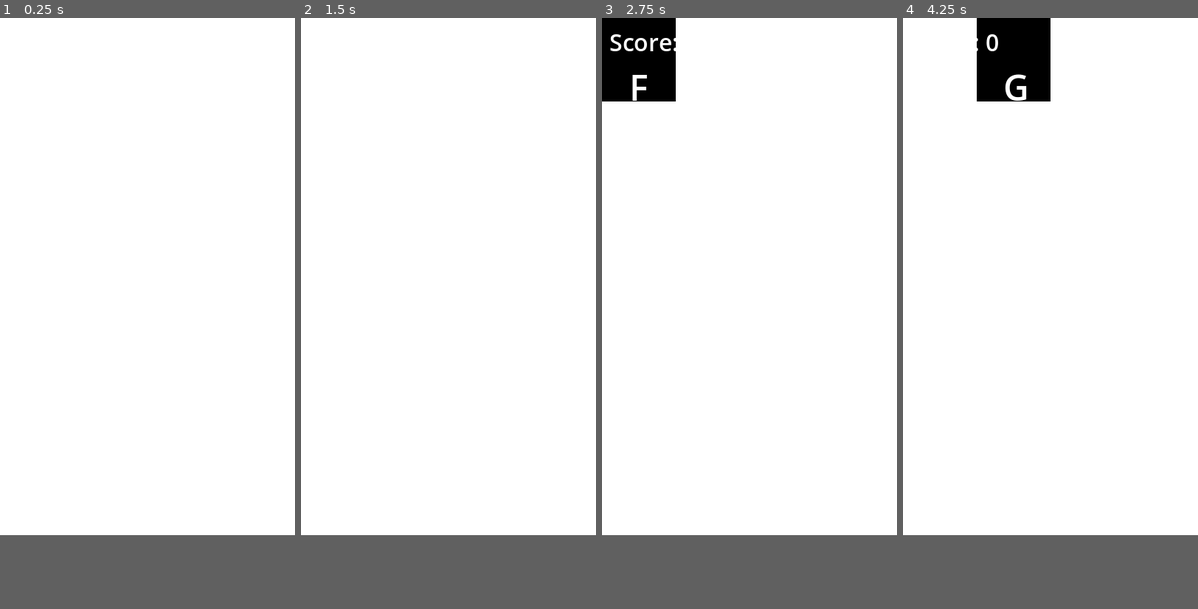
Above: before the commit, frames 1-4 (left to right).
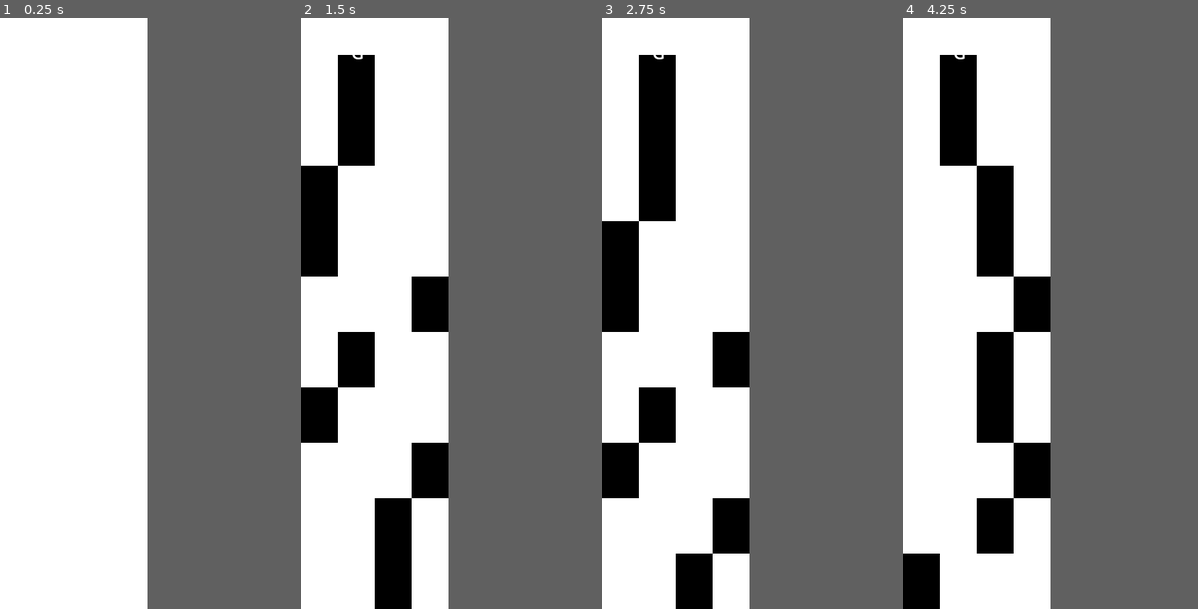
Above: after the commit, the same moments.

Repository: xanderayes/solo_builder
Game: Godot game, scene res://scenes/main.tscn
The game is run twice, just before and just after one commit, with the same random seed, the same clock (stepped at 60 frames per second) and the same inputs.
Inputs (mouse positions are in pixels of both pictures, inside the frame that each line leads up to):
- Up to frame 1 (0.25 s): no input
- Up to frame 2 (1.5 s): tap Enter at 0.5 s; move the mouse to (513, 248) at 0.52 s; tap F at 0.6 s; click (513, 248) at 0.67 s; move the mouse to (389, 301) at 1.27 s; tap G at 1.35 s; click (389, 301) at 1.42 s
- Up to frame 3 (2.75 s): tap Space at 2 s; move the mouse to (779, 165) at 2.02 s; tap H at 2.1 s; click (779, 165) at 2.17 s
- Up to frame 4 (4.25 s): move the mouse to (1035, 378) at 2.77 s; tap J at 2.85 s; click (1035, 378) at 2.92 s; move the mouse to (1139, 354) at 3.52 s; tap F at 3.6 s; click (1139, 354) at 3.67 s
In our replay, the window is 400x700 before the commit and 200x800 after it. These sizes can differ from the game's own. Grey fills any space a smaller window leaves; there, only what the larger window draws over its background counts as a difference.

The runs differ from the first frame. In frame 1, only the window size differs. In frame 2, 12% of the frame differs, in the area x 0-50%, y 6-100%; in frame 3, 13%; in frame 4, 15%, in the area x 0-50%, y 0-100%.

Commit message:
duration 2

Diff:
--- a/project.godot
+++ b/project.godot
@@ -21,7 +21,7 @@
 [display]
 
 window/size/viewport_width=400
-window/size/viewport_height=700
+window/size/viewport_height=1600
 window/size/resizable=false
 
 [rendering]
--- a/scenes/main.tscn
+++ b/scenes/main.tscn
@@ -9,7 +9,7 @@
 
 [node name="Background" type="ColorRect" parent="."]
 offset_right = 400.0
-offset_bottom = 700.0
+offset_bottom = 1600.0
 color = Color(1, 1, 1, 1)
 
 [node name="GameArea" type="Node2D" parent="."]
--- a/scripts/main.gd
+++ b/scripts/main.gd
@@ -5,8 +5,7 @@
 const COLUMN_COUNT = 4
 const TILE_WIDTH = 100
 const TILE_HEIGHT = 150
-const INITIAL_SPEED = 200.0
-const SPEED_INCREMENT = 10.0
+const VISIBLE_TILES = 10
 
 @onready var game_area = $GameArea
 @onready var score_label = $ScoreLabel
@@ -15,11 +14,8 @@
 
 var tiles = []  # Array of active tiles
 var score = 0
-var speed = INITIAL_SPEED
 var game_running = false
 var game_over = false
-var spawn_timer = 0.0
-var spawn_interval = 0.6
 
 func _ready():
 	randomize()
@@ -51,42 +47,11 @@
 		if column >= 0:
 			_on_column_pressed(column)
 
-func _process(delta):
-	if not game_running or game_over:
-		return
-
-	# Move tiles down
-	for tile in tiles:
-		tile.position.y += speed * delta
-
-	# Remove tiles that have gone off screen
-	tiles = tiles.filter(func(t): return t.position.y < 700)
-
-	# Check for missed tiles (tiles that passed the bottom without being clicked)
-	for tile in tiles:
-		if tile.position.y >= 700 - TILE_HEIGHT and not tile.is_clicked:
-			end_game()
-			return
-
-	# Spawn new tiles only when there are no unclicked tiles
-	var has_unclicked_tiles = false
-	for tile in tiles:
-		if not tile.is_clicked:
-			has_unclicked_tiles = true
-			break
-
-	if not has_unclicked_tiles:
-		spawn_timer += delta
-		if spawn_timer >= spawn_interval:
-			spawn_tile()
-			spawn_timer = 0.0
 
 func start_game():
 	game_running = true
 	game_over = false
 	score = 0
-	speed = INITIAL_SPEED
-	spawn_interval = 0.6
 	score_label.text = "Score: 0"
 	start_label.visible = false
 	game_over_label.visible = false
@@ -96,19 +61,20 @@
 		tile.queue_free()
 	tiles.clear()
 
-	# Spawn first tile
-	spawn_tile()
+	# Spawn initial tiles
+	for i in range(VISIBLE_TILES):
+		spawn_tile(i)
 
 func reset_game():
 	game_over = false
 	start_game()
 
-func spawn_tile():
+func spawn_tile(index = 0):
 	var column = randi() % COLUMN_COUNT
 	var tile = tile_scene.instantiate()
 
 	tile.column = column
-	tile.position = Vector2(column * TILE_WIDTH, -TILE_HEIGHT)
+	tile.position = Vector2(column * TILE_WIDTH, 100 + index * TILE_HEIGHT)
 	tile.size = Vector2(TILE_WIDTH, TILE_HEIGHT)
 
 	game_area.add_child(tile)
@@ -118,49 +84,33 @@
 	if not game_running or game_over:
 		return
 
-	# Find the bottom-most tile in this column that hasn't been clicked
-	var target_tile = null
-	var lowest_y = -INF
+	# Find the bottom-most tile (highest Y value, closest to player)
+	var bottom_tile = null
+	var highest_y = -INF
 
 	for tile in tiles:
-		if tile.column == column and not tile.is_clicked:
-			if tile.position.y > lowest_y:
-				lowest_y = tile.position.y
-				target_tile = tile
+		if tile.position.y > highest_y:
+			highest_y = tile.position.y
+			bottom_tile = tile
 
-	if target_tile:
-		_on_tile_pressed(target_tile)
+	# Check if the pressed column matches the bottom tile's column
+	if bottom_tile.column == column:
+		# Correct! Remove bottom tile, slide all tiles down, spawn new one at top
+		bottom_tile.queue_free()
+		tiles.erase(bottom_tile)
+
+		# Slide all remaining tiles down by one tile height
+		for tile in tiles:
+			tile.position.y += TILE_HEIGHT
+
+		# Spawn new tile at the top
+		spawn_tile(0)
+
+		score += 1
+		score_label.text = "Score: " + str(score)
 	else:
-		# Missed - no tile in this column or already clicked
+		# Wrong column - game over
 		end_game()
-
-func _on_tile_pressed(tile):
-	if not game_running or game_over:
-		return
-
-	if tile.is_clicked:
-		return
-
-	tile.is_clicked = true
-	tile.color = Color(0.5, 0.5, 0.5, 1)  # Gray out clicked tile
-
-	score += 1
-	score_label.text = "Score: " + str(score)
-
-	# Increase speed every 10 points
-	if score % 10 == 0:
-		speed += SPEED_INCREMENT
-		# Decrease spawn interval slightly
-		spawn_interval = max(0.3, spawn_interval - 0.02)
-
-	# Remove tile after a short delay
-	var tween = tile.create_tween()
-	tween.tween_property(tile, "modulate:a", 0.0, 0.1)
-	tween.finished.connect(func():
-		if tile in tiles:
-			tiles.erase(tile)
-		tile.queue_free()
-	)
 
 func end_game():
 	game_over = true
--- a/scripts/tile.gd
+++ b/scripts/tile.gd
@@ -1,4 +1,3 @@
 extends ColorRect
 
 var column: int = 0
-var is_clicked: bool = false
